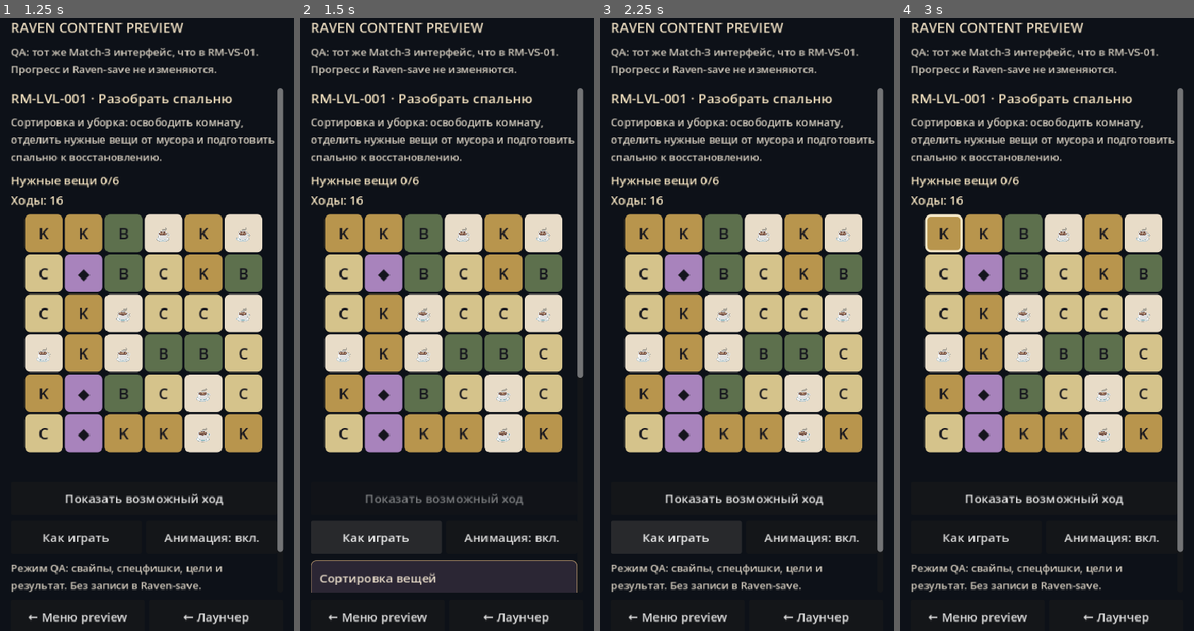
Above: before the commit, frames 1-4 (left to right).
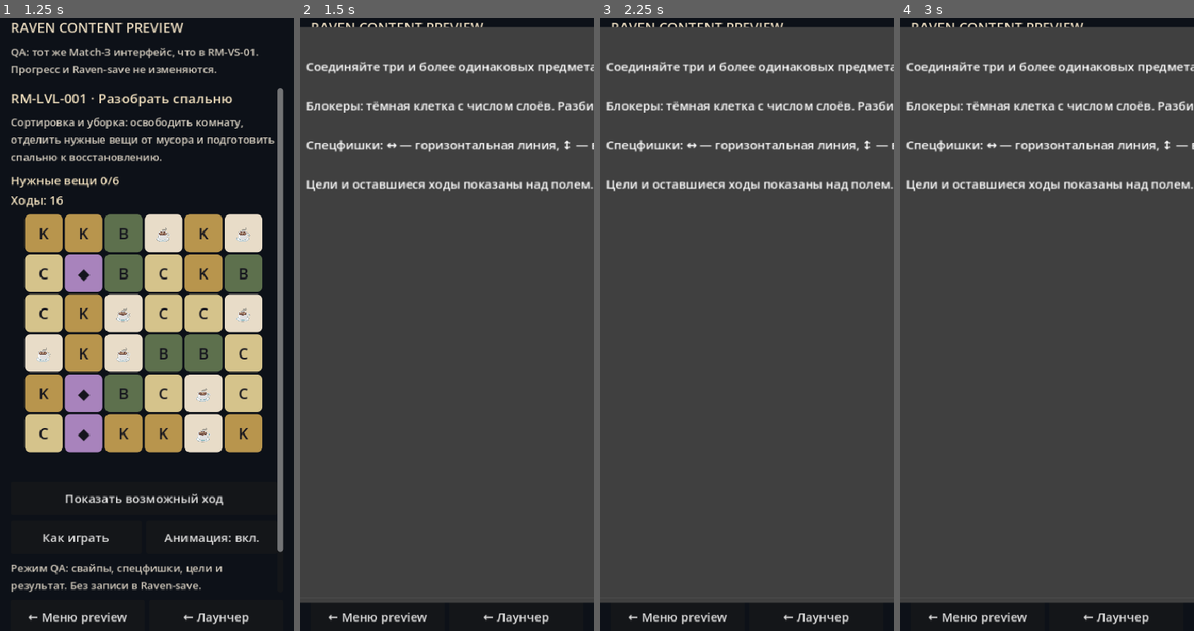
Above: after the commit, the same moments.

Repository: bezdredoff/RavenManor-Godot
Game: Godot game, scene res://scenes/raven/prototype_launcher.tscn
The game is run twice, just before and just after one commit, with the same random seed, the same clock (stepped at 60 frames per second) and the same inputs.
Inputs (mouse positions are in pixels of both pictures, inside the frame that each line leads up to):
- Up to frame 1 (1.25 s): click "ТЕСТИРОВАТЬ MATCH-3 БЕЗ СЮЖЕТА" at 0.5 s
- Up to frame 2 (1.5 s): click "Как играть" at 1.25 s
- Up to frame 3 (2.25 s): click "Как играть" at 2 s
- Up to frame 4 (3 s): click (944, 232) at 2.75 s

Frame 1 is identical in both runs. In frame 2, 89% of the frame differs, in the area x 0-100%, y 1-96%; in frame 3, 89%; in frame 4, 91%.

Commit message:
fix: bind UPDS-style GUI input to actual cells, unify gesture commit and show modal help instead of inline expansion; clarify both hint cells

Diff:
--- a/scripts/match3/match3_board_presenter.gd
+++ b/scripts/match3/match3_board_presenter.gd
@@ -25,6 +25,7 @@
 var hint_button: Button
 var help_button: Button
 var help_panel: PanelContainer
+var help_dialog: AcceptDialog
 var retry_button: Button
 var motion_button: Button
 var help_open := false
@@ -96,6 +97,9 @@
 		cell.add_theme_stylebox_override("hover", style)
 		cell.add_theme_stylebox_override("pressed", style)
 		grid.add_child(cell)
+		# Follow UPDS Match3Screen: bind input to each actual tile Control,
+		# not only the scene-wide _input handler (unreliable over ScrollContainer).
+		cell.gui_input.connect(_on_cell_gui_input.bind(index))
 		var stack := Control.new()
 		stack.name = "TileStack"
 		stack.mouse_filter = Control.MOUSE_FILTER_IGNORE
@@ -189,6 +193,19 @@
 	retry_button.pressed.connect(retry_level)
 	retry_button.visible = false
 	add_child(retry_button)
+	help_dialog = AcceptDialog.new()
+	help_dialog.name = "Match3HelpModal"
+	help_dialog.title = str(skin.get("help_title", "Как играть"))
+	help_dialog.dialog_text = "\n\n".join([
+		str(skin.get("help_intro", "")),
+		str(skin.get("help_blockers", "")),
+		str(skin.get("help_specials", "")),
+		str(skin.get("help_goal", ""))
+	])
+	help_dialog.min_size = Vector2i(280, 340)
+	help_dialog.confirmed.connect(_on_help_modal_closed)
+	help_dialog.close_requested.connect(_on_help_modal_closed)
+	add_child(help_dialog)
 	help_panel = PanelContainer.new()
 	help_panel.name = "Match3HelpPanel"
 	help_panel.visible = false
@@ -260,13 +277,71 @@
 	if input_locked:
 		return
 	help_open = not help_open
-	help_panel.visible = help_open
+	# Keep the legacy inline help tree hidden; do not expand the board
+	# layout when showing instructions.
+	help_panel.visible = false
+	if help_open:
+		help_dialog.popup_centered_ratio(0.86)
+	else:
+		help_dialog.hide()
 	selected_index = -1
 	highlighted.clear()
 	_gesture_index = -1
 	_gesture_kind = ""
 	_paint_selection()
 	_refresh_controls()
+
+
+func _on_help_modal_closed() -> void:
+	help_open = false
+	help_panel.visible = false
+	_refresh_controls()
+
+
+func _on_cell_gui_input(event: InputEvent, index: int) -> void:
+	if game == null or input_locked or help_open or str(game.state) != "playing":
+		return
+	var position := Vector2.ZERO
+	var kind := ""
+	var is_press := false
+	if event is InputEventMouseButton and event.button_index == MOUSE_BUTTON_LEFT:
+		kind = "mouse"
+		is_press = event.pressed
+		position = cells[index].get_global_transform_with_canvas() * event.position
+	elif event is InputEventScreenTouch:
+		kind = "touch"
+		is_press = event.pressed
+		position = cells[index].get_global_transform_with_canvas() * event.position
+	else:
+		return
+	if is_press and _gesture_index < 0 and game.can_interact_with_tile(index):
+		_gesture_index = index
+		_gesture_start = position
+		_gesture_kind = kind
+		_gesture_touch = event.index if event is InputEventScreenTouch else -1
+		if kind == "touch":
+			_last_touch_ms = Time.get_ticks_msec()
+		accept_event()
+	elif not is_press and _gesture_index >= 0 and _gesture_kind == kind:
+		_finish_gesture(position)
+		accept_event()
+
+
+func _finish_gesture(position: Vector2) -> void:
+	var start := _gesture_index
+	if start < 0:
+		return
+	var target := Drag.target_for_drag(start, position - _gesture_start, _cell_size,
+		int(game.level_data.columns), int(game.level_data.rows), Callable(game, "_is_active"))
+	_gesture_index = -1
+	_gesture_kind = ""
+	_gesture_touch = -1
+	highlighted.clear()
+	if target >= 0:
+		selected_index = -1
+		_commit_swap(start, target)
+	else:
+		tap_cell(start)
 
 
 func toggle_motion() -> void:
@@ -359,17 +434,7 @@
 				highlighted.append(target)
 			_paint_selection()
 		elif is_release:
-			var start := _gesture_index
-			var target := Drag.target_for_drag(start, position - _gesture_start, _cell_size, int(game.level_data.columns), int(game.level_data.rows), Callable(game, "_is_active"))
-			_gesture_index = -1
-			_gesture_kind = ""
-			_gesture_touch = -1
-			highlighted.clear()
-			if target >= 0:
-				selected_index = -1
-				_commit_swap(start, target)
-			else:
-				tap_cell(start)
+			_finish_gesture(position)
 			get_viewport().set_input_as_handled()
 
 
@@ -598,7 +663,10 @@
 		var chosen := i == selected_index or highlighted.has(i)
 		var blocked := int(game.blocker_layers[i]) > 0
 		style.border_color = Color("f5e8c8") if chosen else Color("d5aa79") if blocked else Color.TRANSPARENT
-		style.set_border_width_all(3 if chosen else 2 if blocked else 0)
+		style.set_border_width_all(5 if chosen else 2 if blocked else 0)
+		if chosen:
+			style.bg_color = style.bg_color.lightened(0.30)
 		cells[i].add_theme_stylebox_override("normal", style)
 		cells[i].add_theme_stylebox_override("hover", style)
 		cells[i].add_theme_stylebox_override("pressed", style)
+		cells[i].add_theme_stylebox_override("disabled", style)
